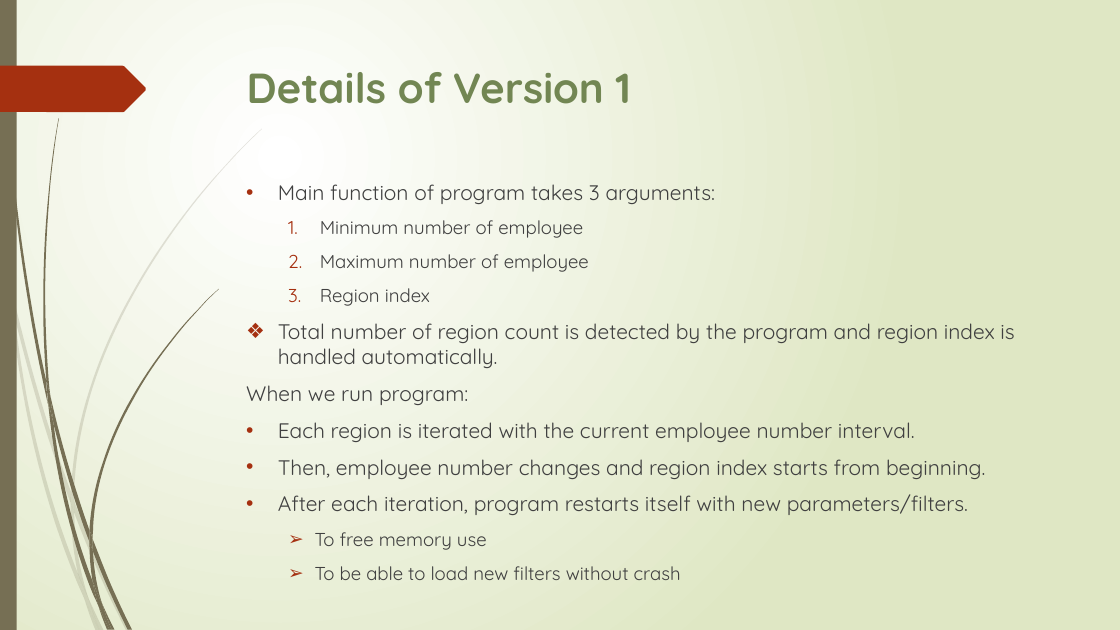
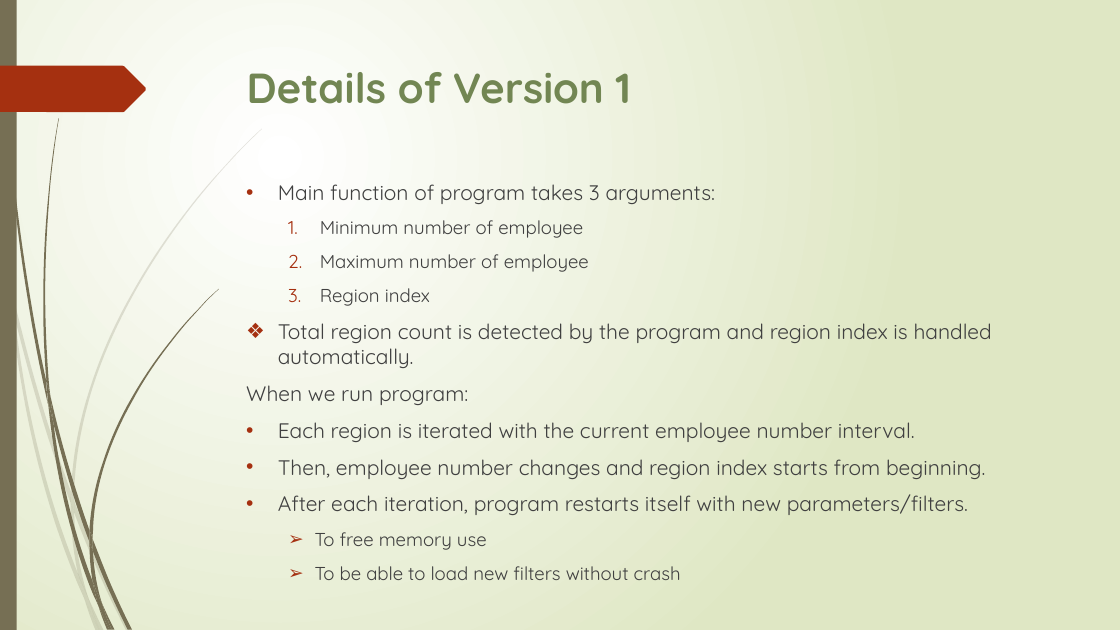
Before and after one commit to storm999/FullyAutomatedDataScrapingToolForInnoscriptaHackathon, a slide deck: slide 7 of data scraping.pptx. Drawn at 1120x630 pixels with LibreOffice and Linux fonts; fonts in the diff are those of the drawing. Boxes give left, top, right and bottom in pixels: in the first picture for what was removed or moved away, otherwise in the second. Text is boxed around its words. In the diff, an @@ line names an element or a change of style, - is before the commit and + after.

```diff
--- a/data scraping.pptx
+++ b/data scraping.pptx
@@ text at [278,323,992,368]: text changed @@
-❖ Total number of region count is detected by the program and region index is handled automatically.
+❖ Total region count is detected by the program and region index is handled automatically.
```
